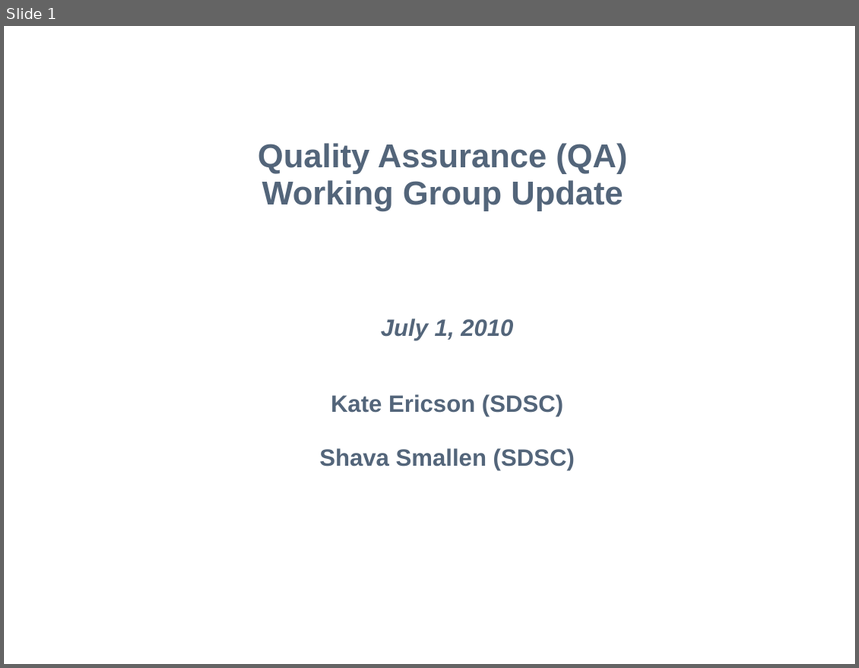
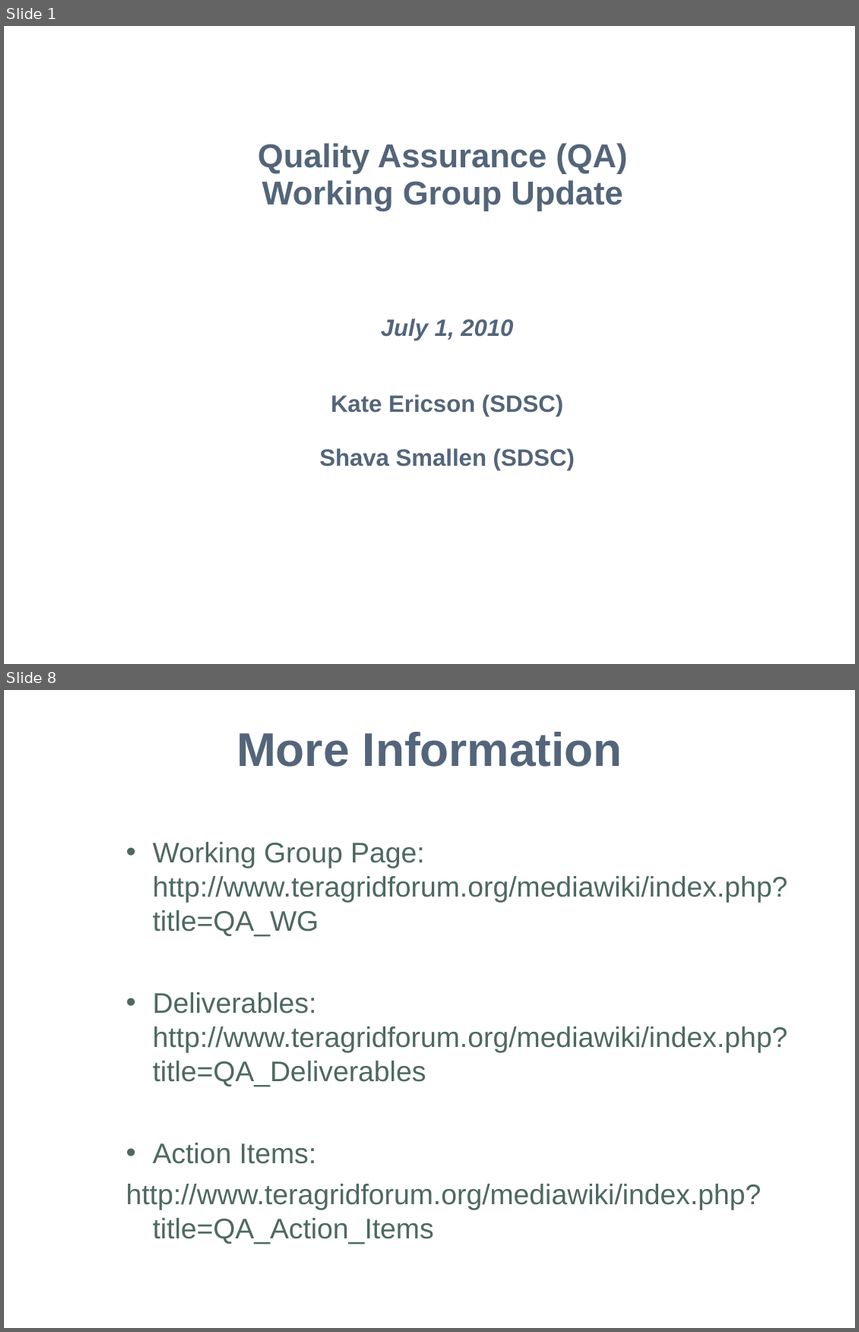
Before and after one commit to IncaProject/inca-xsede, a slide deck: xsede/mgmt/2010/Qa-wg-update-july10.ppt. Shown one above the other, each under a label of ours: slide 1 before the commit, slides 1 and 8 after it; the slides between them are not shown. The pictures are 859x668 and 859x1332 pixels, drawn with LibreOffice and Linux fonts; fonts in the diff are those of the drawing; background and template pictures are left out. Boxes give left, top, right and bottom in pixels: in the first picture for what was removed or moved away, otherwise in the second. Text is boxed around its words. In the diff, an @@ line names an element or a change of style, - is before the commit and + after.

```diff
--- a/xsede/mgmt/2010/Qa-wg-update-july10.ppt
+++ b/xsede/mgmt/2010/Qa-wg-update-july10.ppt
@@ slide 8 added at [4,690,855,1328], background #FFFFFF @@
@@ title added at [237,732,623,767], 40 pt, text #53657A, bold @@
+More Information
@@ text added at [126,842,788,1245], 24 pt, text #4D6962 @@
+  • Working Group Page:
+    http://www.teragridforum.org/mediawiki/index.php?title=QA_WG
+  • Deliverables:
+    http://www.teragridforum.org/mediawiki/index.php?title=QA_Deliverables
+  • Action Items:
+  http://www.teragridforum.org/mediawiki/index.php?title=QA_Action_Items
```
Also in this commit, not shown: 4 slides changed, 2 other slides added.
